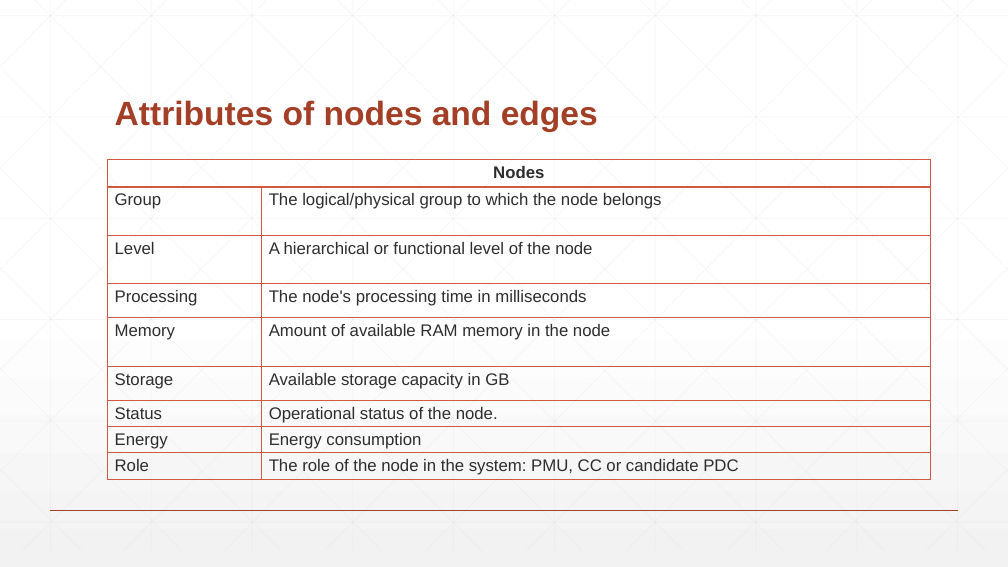
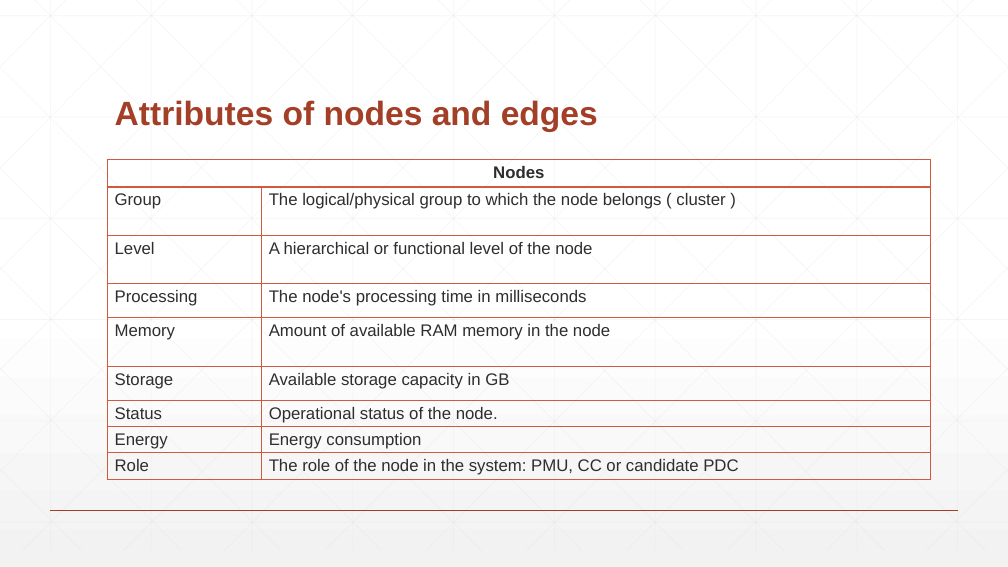
Before and after one commit to daribg99/TESI, a slide deck: slide 3 of Modeling_Phase.pptx. Drawn at 1008x567 pixels with LibreOffice and Linux fonts; fonts in the diff are those of the drawing. Boxes give left, top, right and bottom in pixels: in the first picture for what was removed or moved away, otherwise in the second. Text is boxed around its words. In the diff, an @@ line names an element or a change of style, - is before the commit and + after.

```diff
--- a/Modeling_Phase.pptx
+++ b/Modeling_Phase.pptx
@@ table at (107,160,931,485) @@
-row 2, column 2: The logical/physical group to which the node belongs
+row 2, column 2: The logical/physical group to which the node belongs ( cluster )
```
Also in this commit, not shown: 1 other slide changed, 2 other files.
